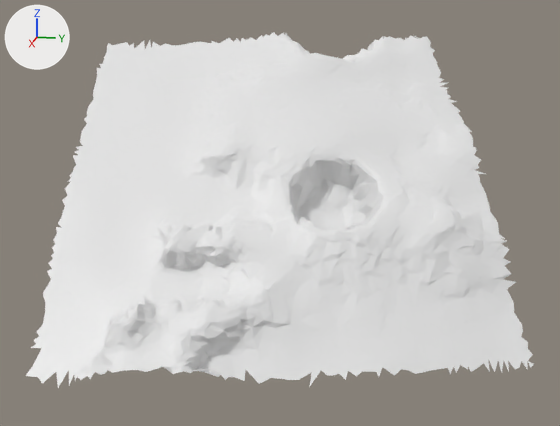
A saved change to the glTF model moon small_tiles/tile_061.glb.
Both versions are drawn from a 50 mm camera at (28.91, 6.96, 22.22) aimed at (19.58, 5.1, 19.89). The axes (+X, +Y, +Z) are drawn at upper left. The lights are the same throughout. The first picture is the older version. Vertices at exactly the same position are counted once.

The older version as bpy lines, for what is in view:
```python
me_t61 = bpy.data.meshes.new('t61')
me_t61.from_pydata(...)  # 4595 vertices, 8883 faces; spans x 17.14..22.02, y 2.31..8.17, z 18.43..22.09
ob_t61 = bpy.data.objects.new('t61', me_t61)
ob_t61.location = (0.0, 0.0, 0.0)
```
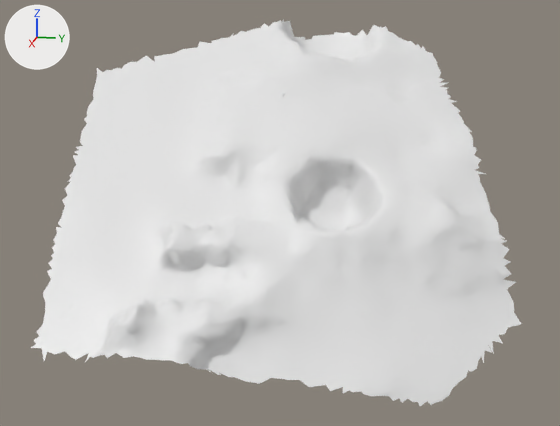
Diff of the bpy script that builds the scene:
```diff
--- a/moon small_tiles/tile_061.glb.py
+++ b/moon small_tiles/tile_061.glb.py
@@ me_t61 @@
 # used by ob_t61; location = (0.0, 0.0, 0.0)
-me_t61.from_pydata(...)  # 4595 vertices, 8883 faces; spans x 17.14..22.02, y 2.31..8.17, z 18.43..22.09
+me_t61.from_pydata(...)  # 4653 vertices, 9022 faces; spans x 16.9..21.86, y 2.31..8.03, z 18.23..22.26
+# me_t61 part 1: 59 vertices removed from x 17.14..18.62, y 2.32..6.91, z 21.6..22.05; 129 vertices added at x 16.9..17.97, y 3.88..6.36, z 21.73..22.26
+# me_t61 part 2: 27 vertices removed from x 20.3..20.75, y 7.66..8.17, z 18.48..18.82; 78 vertices added at x 20.87..21.37, y 5.95..7.42, z 18.23..18.52
+# me_t61 part 3: 63 vertices removed from x 21.57..22.02, y 2.73..4.9, z 18.43..18.83
```

Pixel boxes (x1, y1, x2, y2) of what changed, in the pictures (560 x 426 px):
't61', reshaped (8% taller): before (26, 32, 534, 388); after (31, 20, 521, 406)
part 1 of me_t61, reshaped: before (98, 35, 435, 72); after (213, 20, 399, 59)
part 2 of me_t61, built on: before (484, 324, 534, 373); after (310, 365, 468, 406)
part 3 of me_t61, deleted: before (26, 348, 228, 388)
